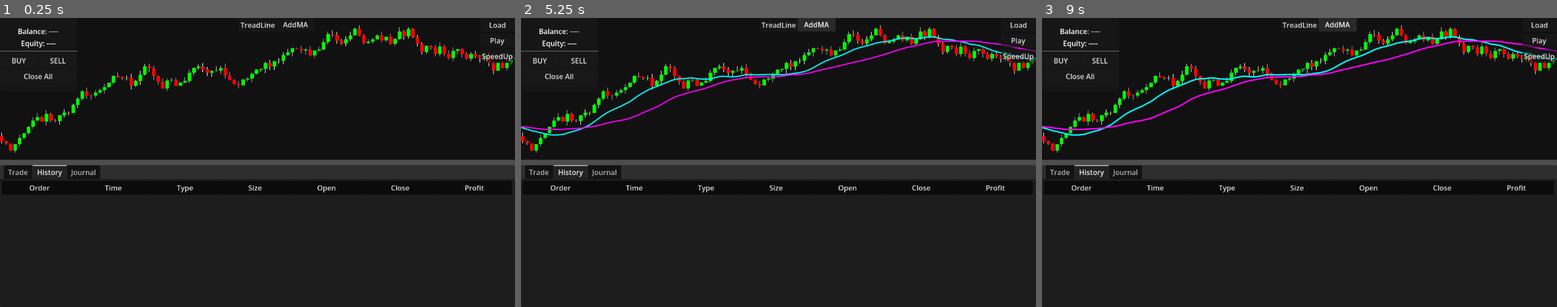
Above: before the commit, frames 1-3 (left to right).
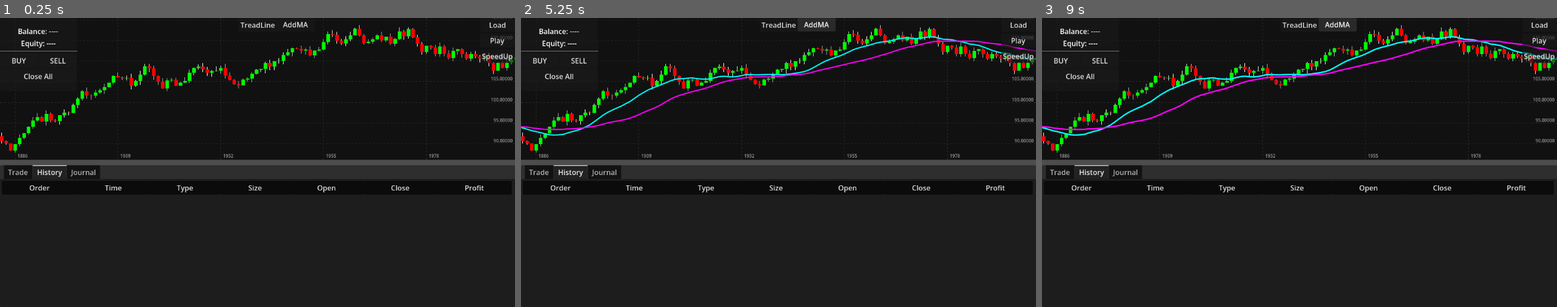
Above: after the commit, the same moments.

Repository: Bupalaoye/SuperTrader
Game: Godot game, scene res://Scenes/MainScene.tscn
Two runs of this game, one before a commit and one after it. Both use one fixed random seed, a clock stepped at 60 frames per second and the inputs below.
Inputs:
- Up to frame 1 (0.25 s): no input
- Up to frame 2 (5.25 s): click "Play" at 0.5 s; click "Play" at 1.25 s; click "SpeedUp" at 2 s; click "BUY" at 2.75 s; click "SELL" at 3.5 s; click "TreadLine" at 4.25 s; click "AddMA" at 5 s
- Up to frame 3 (9 s): click "SpeedUp" at 5.75 s; click "BUY" at 6.5 s; click "SELL" at 7.25 s; click "TreadLine" at 8 s; click "AddMA" at 8.75 s

The runs differ from the first frame. In frame 1, 0.3% of the frame differs, in the area x 2-100%, y 0-49%; in frame 2, 0.3%; in frame 3, 0.3%.

Commit message:
add price and time

Diff:
--- /dev/null
+++ b/Scripts/GridLayer.gd
@@ -0,0 +1,124 @@
+class_name GridLayer
+extends Control
+
+# --- 依赖 ---
+var _chart: KLineChart
+var _font: Font
+var _bg_color: Color = Color(0.1, 0.1, 0.1, 1.0) # 默认背景色
+
+# --- 样式配置 ---
+const GRID_COLOR = Color(0.2, 0.2, 0.2, 1.0) # 深灰色虚线
+const TEXT_COLOR = Color(0.6, 0.6, 0.6, 1.0) # 浅灰色文字
+const FONT_SIZE = 10
+
+# [修改] setup 接收背景色
+func setup(chart: KLineChart, bg_color: Color):
+	_chart = chart
+	_bg_color = bg_color
+	_font = ThemeDB.get_fallback_font()
+	mouse_filter = MouseFilter.MOUSE_FILTER_IGNORE
+	set_anchors_preset(Control.PRESET_FULL_RECT)
+
+func _draw():
+	if not _chart: return
+
+	var rect_size = get_rect().size
+	if rect_size.x <= 0 or rect_size.y <= 0: return
+
+	# [新增] 1. 先绘制背景底色 (画在最底层)
+	draw_rect(get_rect(), _bg_color)
+
+	# 获取图表当前的视口数据
+	var min_p = _chart.get_min_visible_price()
+	var max_p = _chart.get_max_visible_price()
+	var price_range = max_p - min_p
+
+	if price_range <= 0: return
+
+	# ------------------------------------------------------------------
+	# 2. 绘制价格网格 (水平线)
+	# ------------------------------------------------------------------
+
+	# 智能计算步长
+	var raw_step = price_range / 10.0
+	# 防止 log(0) 错误
+	if raw_step <= 0: raw_step = 0.0001
+
+	var magnitude = pow(10, floor(log(raw_step) / log(10)))
+	var normalized = raw_step / magnitude
+
+	var step = 0.0
+	if normalized < 1.5: step = 1.0 * magnitude
+	elif normalized < 3.0: step = 2.0 * magnitude
+	elif normalized < 7.0: step = 5.0 * magnitude
+	else: step = 10.0 * magnitude
+
+	# 计算起始价格
+	var start_p = floor(min_p / step) * step
+
+	var current_p = start_p
+	# 循环画线
+	# 增加安全限制，防止死循环导致卡死
+	var safety_counter = 0
+	while current_p <= max_p + step and safety_counter < 100:
+		safety_counter += 1
+		if current_p >= min_p:
+			var y = _chart.map_price_to_y_public(current_p)
+
+			# 扩大一点绘制范围，保证边缘也能看到线
+			if y >= -20 and y <= rect_size.y + 20:
+				# 画横向虚线
+				draw_dashed_line(Vector2(0, y), Vector2(rect_size.x, y), GRID_COLOR, 1.0, 4.0)
+
+				# 画右侧价格标签
+				var p_str = _format_price(current_p)
+				var text_size = _font.get_string_size(p_str, HORIZONTAL_ALIGNMENT_LEFT, -1, FONT_SIZE)
+				# 靠右绘制
+				draw_string(_font, Vector2(rect_size.x - text_size.x - 5, y - 2), p_str, HORIZONTAL_ALIGNMENT_LEFT, -1, FONT_SIZE, TEXT_COLOR)
+
+		current_p += step
+
+	# ------------------------------------------------------------------
+	# 3. 绘制时间网格 (垂直线)
+	# ------------------------------------------------------------------
+
+	var start_idx = _chart.get_first_visible_index()
+	var end_idx = _chart.get_last_visible_index()
+	var total_visible = end_idx - start_idx
+
+	if total_visible <= 0: return
+
+	# 目标：屏幕横向大约显示 5-8 条竖线
+	var idx_step = int(float(total_visible) / 5.0)
+	if idx_step < 1: idx_step = 1
+
+	var offset = start_idx % idx_step
+	var current_idx = start_idx + (idx_step - offset)
+
+	safety_counter = 0
+	while current_idx <= end_idx and safety_counter < 100:
+		safety_counter += 1
+		var x = _chart.get_x_by_index_public(current_idx)
+
+		# 画纵向虚线
+		draw_dashed_line(Vector2(x, 0), Vector2(x, rect_size.y), GRID_COLOR, 1.0, 4.0)
+
+		# 获取时间文字
+		var time_str = _chart.get_time_by_index_public(current_idx)
+		# 粗略截取时间
+		if time_str.length() > 5:
+			# 如果是日期+时间 "2023.01.01 12:00"
+			# 简单逻辑：如果这就刚好是00:00，显示日期，否则显示时间
+			if time_str.ends_with("00:00") or time_str.ends_with("00"):
+				time_str = time_str.split(" ")[0] # 取日期部分
+			else:
+				time_str = time_str.split(" ")[-1] # 取时间部分
+
+		draw_string(_font, Vector2(x + 5, rect_size.y - 5), time_str, HORIZONTAL_ALIGNMENT_LEFT, -1, FONT_SIZE, TEXT_COLOR)
+
+		current_idx += idx_step
+
+# 辅助：价格格式化 (去除浮点误差)
+func _format_price(price: float) -> String:
+	# 这里假设外汇 5 位小数
+	return "%.5f" % price
--- a/Scripts/KLineChart.gd
+++ b/Scripts/KLineChart.gd
@@ -26,6 +26,8 @@
 var _indicator_layer: IndicatorLayer
 # [新增] 现价线层
 var _current_price_layer: CurrentPriceLayer
+# [新增] 网格层
+var _grid_layer: GridLayer
 
 # --- 数据存储 ---
 var _all_candles: Array = []
@@ -57,6 +59,17 @@
 	_generate_test_data()
 	_end_index = _all_candles.size() - 1
 
+	# 1. 网格层 (GridLayer)
+	_grid_layer = GridLayer.new()
+	_grid_layer.name = "GridLayer"
+	add_child(_grid_layer)
+
+	# [修改] 传入 bg_color
+	_grid_layer.setup(self, bg_color)
+
+	# [关键] 这一行绝对不能少，保证 Grid 在 Chart 之前画
+	_grid_layer.show_behind_parent = true
+
 	# 3. 指标层
 	_indicator_layer = IndicatorLayer.new()
 	_indicator_layer.name = "IndicatorLayer"
@@ -93,7 +106,13 @@
 	_overlay.set_active(false)
 
 func _draw():
-	draw_rect(Rect2(Vector2.ZERO, size), bg_color)
+	# [修改] 删除了 draw_rect - 背景现在由 GridLayer 负责
+	# 现在的绘制逻辑是：
+	# 1. GridLayer._draw (画背景 + 网格) -> 因为 show_behind_parent
+	# 2. KLineChart._draw (画蜡烛)      -> 因为这是父节点
+
+	# [新增] 触发网格的一起重绘
+	if _grid_layer: _grid_layer.queue_redraw()
 
 	if _all_candles.is_empty():
 		return
@@ -459,3 +478,17 @@
 	var start_idx = get_first_visible_index()
 	var relative = idx - start_idx
 	return relative * candle_full_width + candle_width / 2.0
+
+# --- 网格层使用的接口 ---
+
+func get_min_visible_price() -> float:
+	return _min_visible_price
+
+func get_max_visible_price() -> float:
+	return _max_visible_price
+
+# 获取指定 Index 的时间文本
+func get_time_by_index_public(idx: int) -> String:
+	if idx >= 0 and idx < _all_candles.size():
+		return _all_candles[idx].t
+	return ""
Not shown, added: Scripts/GridLayer.gd.uid
